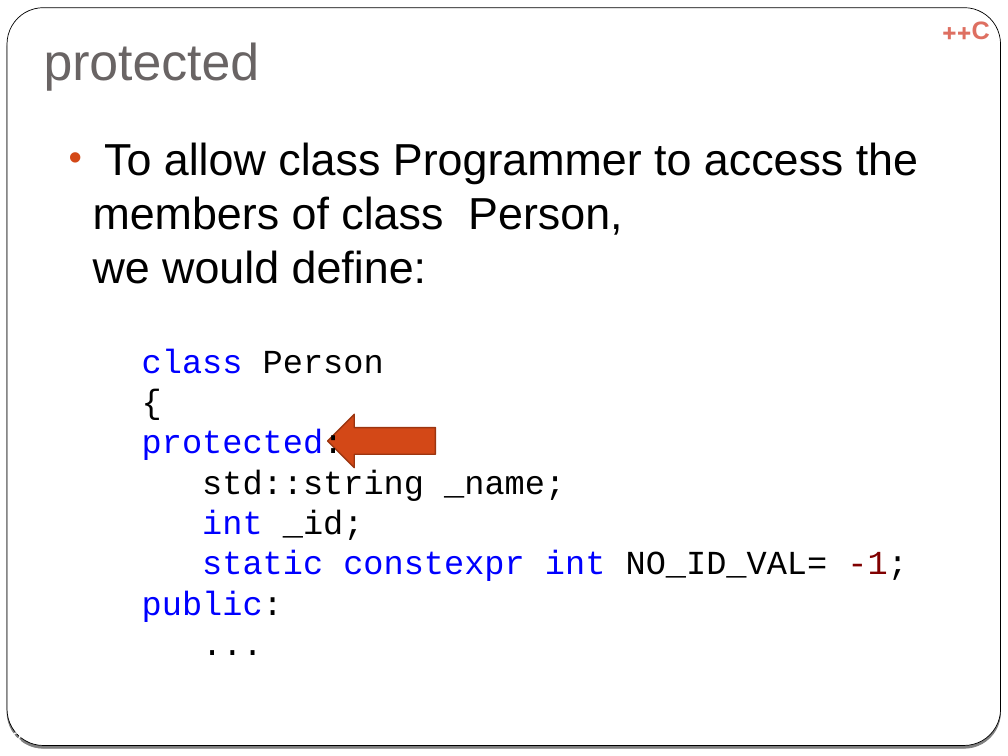
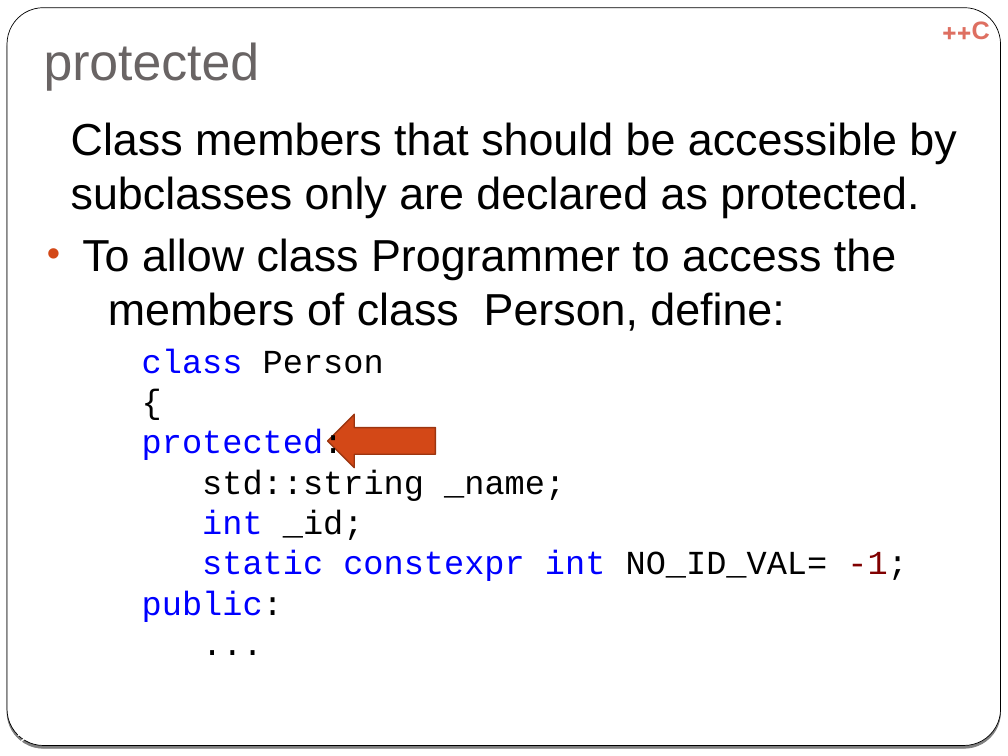
Before and after one commit to cpp-at-ariel/cpp-5778, a slide deck: slide 12 of week06-inheritance/slides-inheritance.odp (slide 8 before the commit). Drawn at 1008x756 pixels with LibreOffice and Linux fonts; fonts in the diff are those of the drawing. Boxes give left, top, right and bottom in pixels: in the first picture for what was removed or moved away, otherwise in the second. Text is boxed around its words. In the diff, an @@ line names an element or a change of style, - is before the commit and + after.

```diff
--- a/week06-inheritance/slides-inheritance.odp
+++ b/week06-inheritance/slides-inheritance.odp
@@ text at (71,122,956,331): text changed @@
-• To allow class Programmer to access the members of class Person,
-  we would define:
+● Class members that should be accessible by subclasses only are declared as protected.
+• To allow class Programmer to access the
+  members of class Person, define:
@@ page number at (6,731,28,745): text changed @@
-8
+12
```
Also in this commit, not shown: 7 other slides changed, 1 slide added, 1 slide removed, 3 other files.
